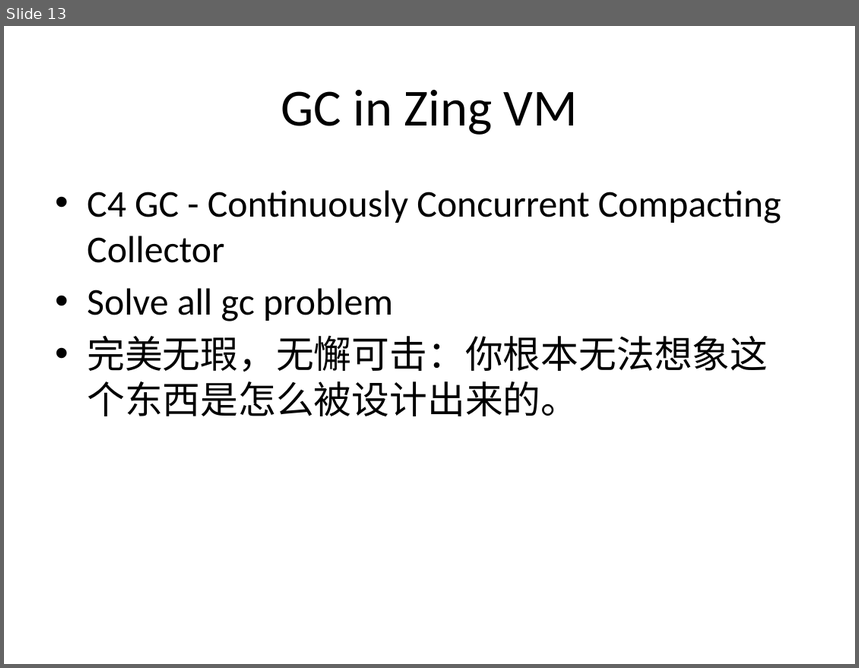
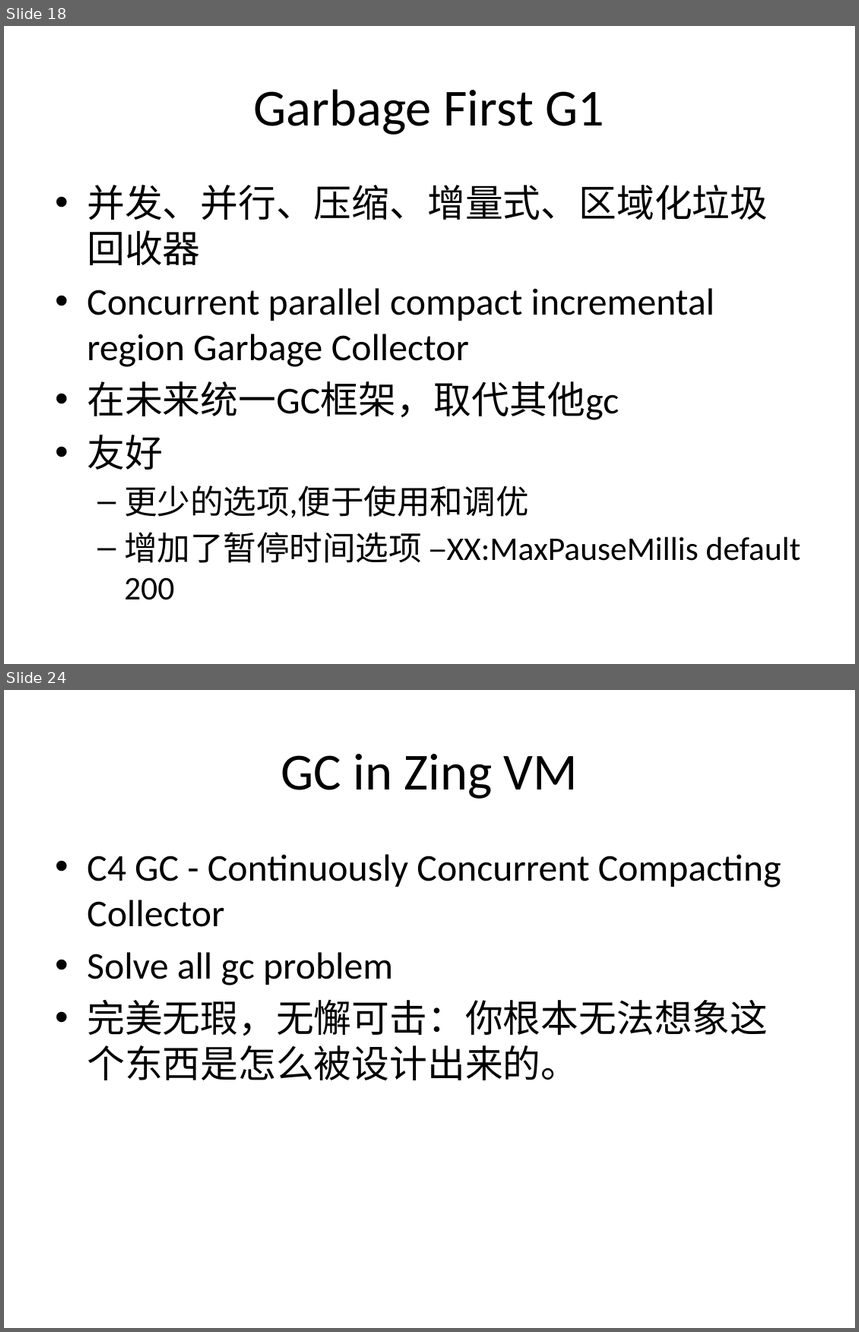
Before and after one commit to cyberdak/gc-hotspotgc, a slide deck: Garbage Collector persent.pptx. Shown one above the other, each under a label of ours: slide 13 before the commit, slides 18 and 24 after it; the slides between them are not shown. The pictures are 859x668 and 859x1332 pixels, drawn with LibreOffice and Linux fonts; fonts in the diff are those of the drawing. Boxes give left, top, right and bottom in pixels: in the first picture for what was removed or moved away, otherwise in the second. Text is boxed around its words. In the diff, an @@ line names an element or a change of style, - is before the commit and + after.

```diff
--- a/Garbage Collector persent.pptx
+++ b/Garbage Collector persent.pptx
@@ slide 18 added at (4,26,855,664), background #FFFFFF @@
@@ title added at (254,89,605,135), 44 pt, text #000000 @@
+Garbage First G1
@@ text added at (87,185,801,601), 32 pt, text #000000 @@
+• 并发、并行、压缩、增量式、区域化垃圾回收器
+• Concurrent parallel compact incremental region Garbage Collector
+• 在未来统一GC框架，取代其他gc
+• 友好
+  – 更少的选项,便于使用和调优
+  – 增加了暂停时间选项 –XX:MaxPauseMillis default 200
@@ what was slide 13 is now slide 24 @@
```
Also in this commit, not shown: 12 slides changed, 15 other slides added, 1 slide removed, 6 other files.
